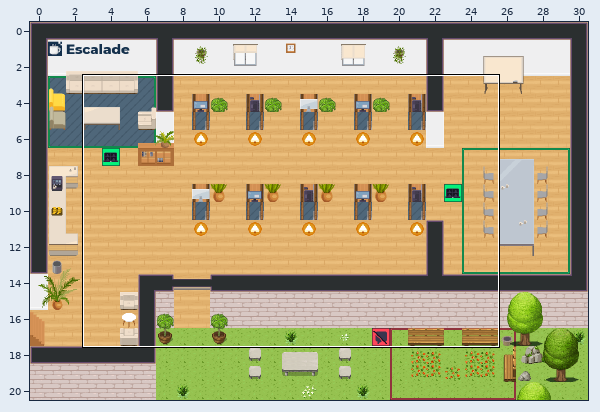
Tiled map (JSON) -- dist/office.tmj. The picture above shows the old version from afar; the outline marks the close-up.
Close-up. The starting point:
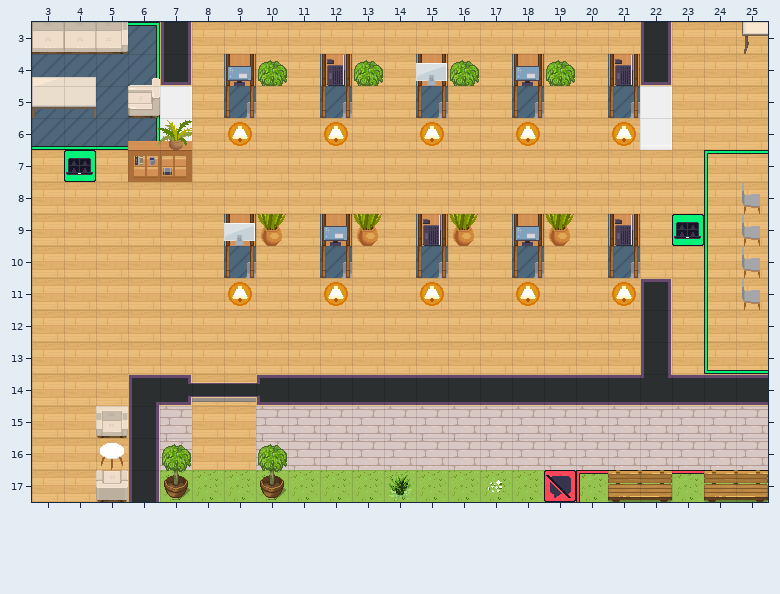
Cells are 32x32 px. Shown: x 3..25, y 3..17.
After:
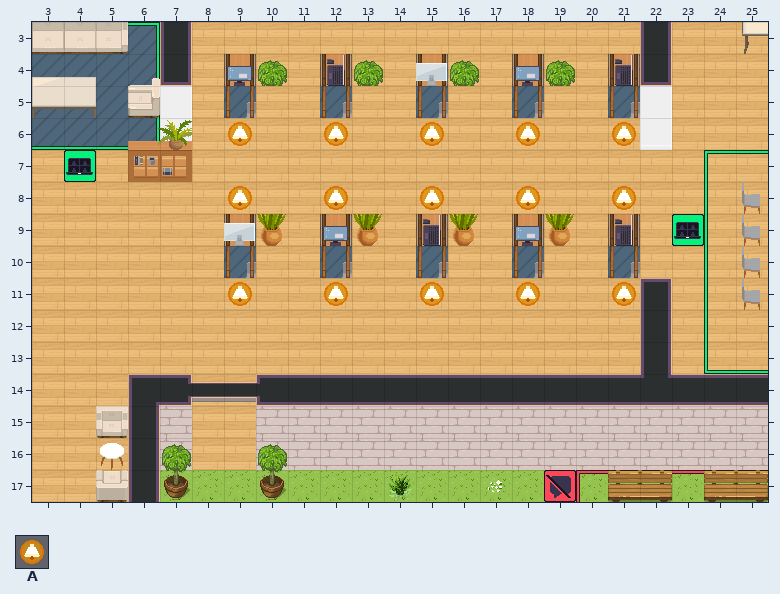
Key: from "Chunk 1": A 108.
_ is an empty cell.
From old to new:
Changed rows in their new state; . is an unchanged cell.
Layer "floor/floor2":
first column x 9:
 8 A..A..A..A..A
Where, in picture pixels (left, top, right, bottom), the same in both close-ups:
added: (228, 186, 252, 210)
added: (324, 186, 348, 210)
added: (420, 186, 444, 210)
added: (516, 186, 540, 210)
added: (612, 186, 636, 210)
